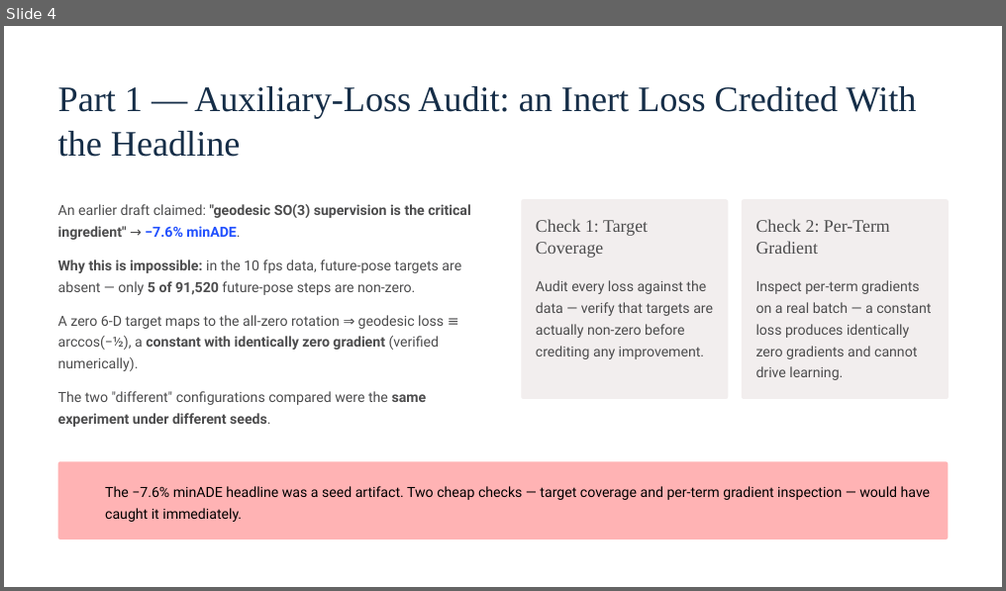
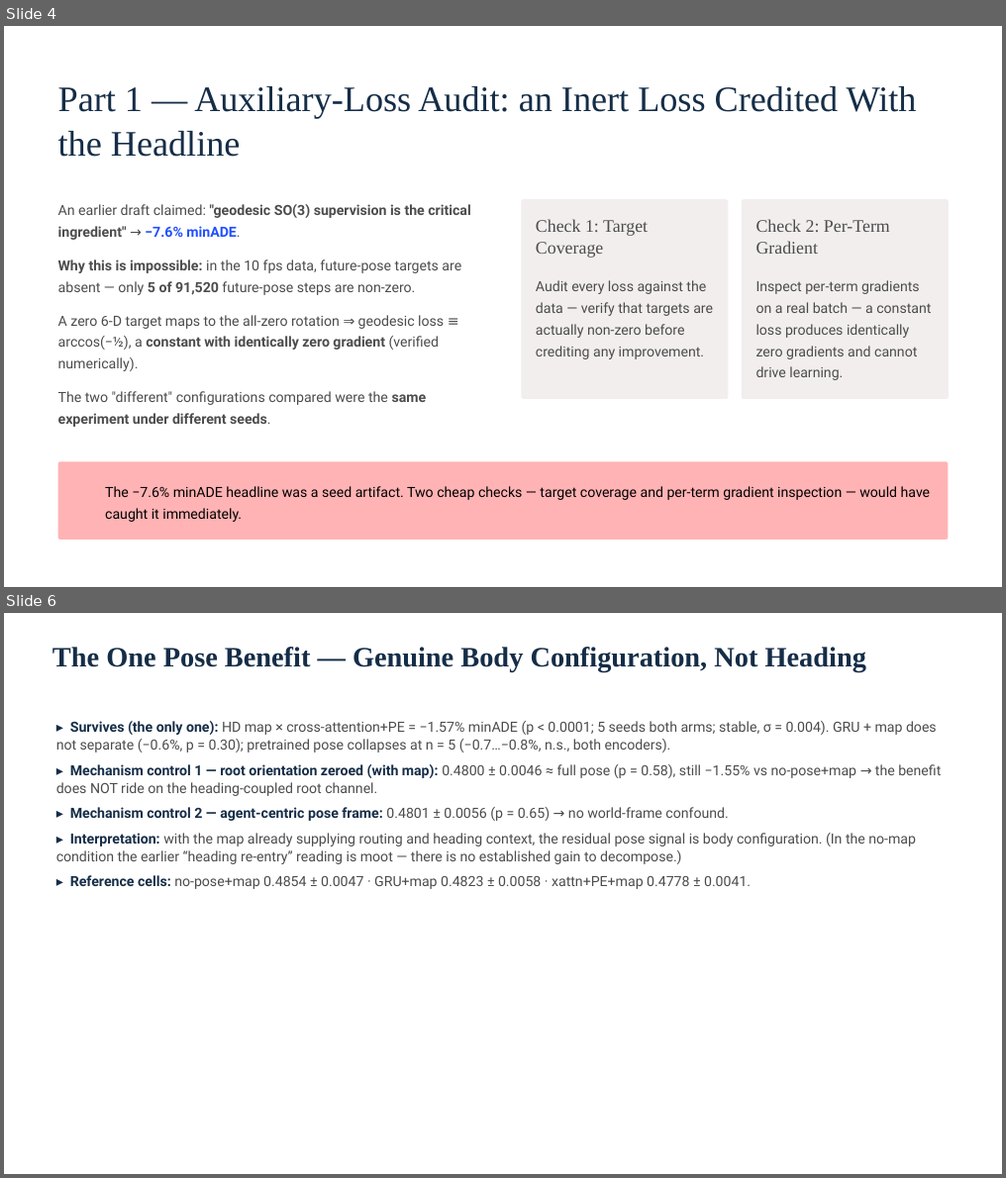
Before and after one commit to ers1804/MTR_with_poses, a slide deck: presentation/MTR-Pose_presentation.pptx. Shown one above the other, each under a label of ours: slide 4 before the commit, slides 4 and 6 after it; the slides between them are not shown. The pictures are 1006x591 and 1006x1178 pixels, drawn with LibreOffice and Linux fonts; fonts in the diff are those of the drawing; background and template pictures are left out. Boxes give left, top, right and bottom in pixels: in the first picture for what was removed or moved away, otherwise in the second. Text is boxed around its words. In the diff, an @@ line names an element or a change of style, - is before the commit and + after.

```diff
--- a/presentation/MTR-Pose_presentation.pptx
+++ b/presentation/MTR-Pose_presentation.pptx
@@ slide 6 added at [4, 613, 1002, 1174], background #FFFFFF @@
@@ text added at [53, 647, 866, 671], 27 pt, text #152D47, bold @@
+The One Pose Benefit — Genuine Body Configuration, Not Heading
@@ text added at [56, 721, 941, 889], 13.5 pt, text #4C4C4D @@
+▸ Survives (the only one): HD map × cross-attention+PE = −1.57% minADE (p < 0.0001; 5 seeds both arms; stable, σ = 0.004). GRU + map does not separate (−0.6%, p = 0.30); pretrained pose collapses at n = 5 (−0.7…−0.8%, n.s., both encoders).
+▸ Mechanism control 1 — root orientation zeroed (with map): 0.4800 ± 0.0046 ≈ full pose (p = 0.58), still −1.55% vs no-pose+map → the benefit does NOT ride on the heading-coupled root channel.
+▸ Mechanism control 2 — agent-centric pose frame: 0.4801 ± 0.0056 (p = 0.65) → no world-frame confound.
+▸ Interpretation: with the map already supplying routing and heading context, the residual pose signal is body configuration. (In the no-map condition the earlier “heading re-entry” reading is moot — there is no established gain to decompose.)
+▸ Reference cells: no-pose+map 0.4854 ± 0.0047 · GRU+map 0.4823 ± 0.0058 · xattn+PE+map 0.4778 ± 0.0041.
```
Also in this commit, not shown: 6 slides changed, 1 slide removed.
